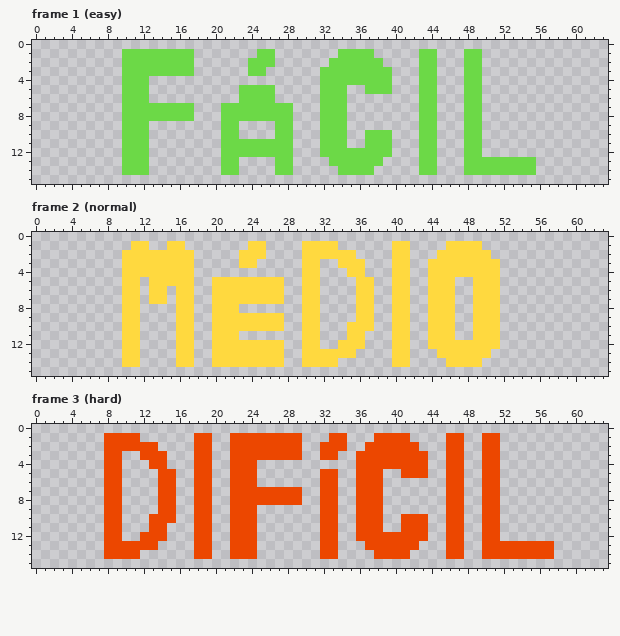
Pixel-art file, stored at .dev/aseprite/levelselect/difficulties-pt.aseprite. The picture above was drawn from the file before the commit.
64x16 pixels, 6 frames. Shown: frame 1 (easy), frame 2 (normal), frame 3 (hard).
New version:
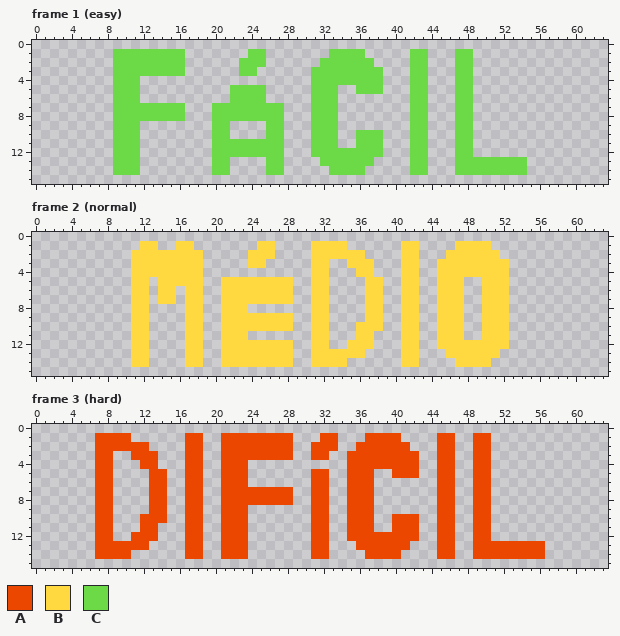
Palette (. is transparent): A #ec4700  B #ffd93f  C #6cd947
The exact change:
Frame 1 (easy):
y 1: x 9 . -> C; x 17 C -> .; x 24 . -> C; x 26 C -> .; x 33 . -> C; x 37 C -> .; x 42 . -> C; x 44 C -> .; x 47 . -> C; x 49 C -> .
y 2: x 9 . -> C; x 17 C -> .; x 23 . -> C; x 26 C -> .; x 32 . -> C; x 38 C -> .; x 42 . -> C; x 44 C -> .; x 47 . -> C; x 49 C -> .
y 3: x 9 . -> C; x 17 C -> .; x 23 . -> C; x 25 C -> .; x 31 . -> C; x 39 C -> .; x 42 . -> C; x 44 C -> .; x 47 . -> C; x 49 C -> .
y 4: x 9 . -> C; x 12 C -> .; x 31 . -> C; x 39 C -> .; x 42 . -> C; x 44 C -> .; x 47 . -> C; x 49 C -> .
y 5: x 9 . -> C; x 12 C -> .; x 22 . -> C; x 26 C -> .; x 31 . -> C; x 34 C -> .; x 36 . -> C; x 39 C -> .; x 42 . -> C; x 44 C -> .; x 47 . -> C; x 49 C -> .
y 6: x 9 . -> C; x 12 C -> .; x 22 . -> C; x 26 C -> .; x 31 . -> C; x 34 C -> .; x 42 . -> C; x 44 C -> .; x 47 . -> C; x 49 C -> .
y 7..8: x 9 . -> C; x 17 C -> .; x 20 . -> C; x 28 C -> .; x 31 . -> C; x 34 C -> .; x 42 . -> C; x 44 C -> .; x 47 . -> C; x 49 C -> .
y 9: x 9 . -> C; x 12 C -> .; x 20 . -> C; x 22 C -> .; x 26 . -> C; x 28 C -> .; x 31 . -> C; x 34 C -> .; x 42 . -> C; x 44 C -> .; x 47 . -> C; x 49 C -> .
y 10: x 9 . -> C; x 12 C -> .; x 20 . -> C; x 22 C -> .; x 26 . -> C; x 28 C -> .; x 31 . -> C; x 34 C -> .; x 36 . -> C; x 39 C -> .; x 42 . -> C; x 44 C -> .; x 47 . -> C; x 49 C -> .
y 11: x 9 . -> C; x 12 C -> .; x 20 . -> C; x 28 C -> .; x 31 . -> C; x 34 C -> .; x 36 . -> C; x 39 C -> .; x 42 . -> C; x 44 C -> .; x 47 . -> C; x 49 C -> .
y 12: x 9 . -> C; x 12 C -> .; x 20 . -> C; x 28 C -> .; x 31 . -> C; x 39 C -> .; x 42 . -> C; x 44 C -> .; x 47 . -> C; x 49 C -> .
y 13: x 9 . -> C; x 12 C -> .; x 20 . -> C; x 22 C -> .; x 26 . -> C; x 28 C -> .; x 32 . -> C; x 38 C -> .; x 42 . -> C; x 44 C -> .; x 47 . -> C; x 55 C -> .
y 14: x 9 . -> C; x 12 C -> .; x 20 . -> C; x 22 C -> .; x 26 . -> C; x 28 C -> .; x 33 . -> C; x 37 C -> .; x 42 . -> C; x 44 C -> .; x 47 . -> C; x 55 C -> .
Frame 2 (normal):
y 1: x 11 B -> .; x 13 . -> B; x 15 B -> .; x 17 . -> B; x 24 B -> .; x 26 . -> B; x 30 B -> .; x 34 . -> B; x 40 B -> .; x 42 . -> B; x 46 B -> .; x 50 . -> B
y 2: x 10 B -> .; x 18 . -> B; x 23 B -> .; x 26 . -> B; x 30 B -> .; x 36 . -> B; x 40 B -> .; x 42 . -> B; x 45 B -> .; x 51 . -> B
y 3: x 10 B -> .; x 18 . -> B; x 23 B -> .; x 25 . -> B; x 30 B -> .; x 32 . -> B; x 34 B -> .; x 37 . -> B; x 40 B -> .; x 42 . -> B; x 44 B -> .; x 52 . -> B
y 4: x 10 B -> .; x 18 . -> B; x 30 B -> .; x 32 . -> B; x 35 B -> .; x 37 . -> B; x 40 B -> .; x 42 . -> B; x 44 B -> .; x 52 . -> B
y 5: x 10 B -> .; x 12..13 .B -> B.; x 18 . -> B; x 20 B -> .; x 28 . -> B; x 30 B -> .; x 32 . -> B; x 36 B -> .; x 38 . -> B; x 40 B -> .; x 42 . -> B; x 44 B -> .; x 47 . -> B; x 49 B -> .; x 52 . -> B
y 6..7: x 10 B -> .; x 12..13 .B -> B.; x 15..16 .B -> B.; x 18 . -> B; x 20 B -> .; x 28 . -> B; x 30 B -> .; x 32 . -> B; x 36 B -> .; x 38 . -> B; x 40 B -> .; x 42 . -> B; x 44 B -> .; x 47 . -> B; x 49 B -> .; x 52 . -> B
y 8: x 10 B -> .; x 12 . -> B; x 16 B -> .; x 18 . -> B; x 20 B -> .; x 23 . -> B; x 30 B -> .; x 32 . -> B; x 36 B -> .; x 38 . -> B; x 40 B -> .; x 42 . -> B; x 44 B -> .; x 47 . -> B; x 49 B -> .; x 52 . -> B
y 9: x 10 B -> .; x 12 . -> B; x 16 B -> .; x 18 . -> B; x 20 B -> .; x 28 . -> B; x 30 B -> .; x 32 . -> B; x 36 B -> .; x 38 . -> B; x 40 B -> .; x 42 . -> B; x 44 B -> .; x 47 . -> B; x 49 B -> .; x 52 . -> B
y 10: x 10 B -> .; x 12 . -> B; x 16 B -> .; x 18 . -> B; x 20 B -> .; x 28 . -> B; x 30 B -> .; x 32 . -> B; x 35 B -> .; x 38 . -> B; x 40 B -> .; x 42 . -> B; x 44 B -> .; x 47 . -> B; x 49 B -> .; x 52 . -> B
y 11: x 10 B -> .; x 12 . -> B; x 16 B -> .; x 18 . -> B; x 20 B -> .; x 23 . -> B; x 30 B -> .; x 32 . -> B; x 35 B -> .; x 37 . -> B; x 40 B -> .; x 42 . -> B; x 44 B -> .; x 47 . -> B; x 49 B -> .; x 52 . -> B
y 12: x 10 B -> .; x 12 . -> B; x 16 B -> .; x 18 . -> B; x 20 B -> .; x 28 . -> B; x 30 B -> .; x 32 . -> B; x 34 B -> .; x 37 . -> B; x 40 B -> .; x 42 . -> B; x 44 B -> .; x 52 . -> B
y 13: x 10 B -> .; x 12 . -> B; x 16 B -> .; x 18 . -> B; x 20 B -> .; x 28 . -> B; x 30 B -> .; x 36 . -> B; x 40 B -> .; x 42 . -> B; x 45 B -> .; x 51 . -> B
y 14: x 10 B -> .; x 12 . -> B; x 16 B -> .; x 18 . -> B; x 20 B -> .; x 28 . -> B; x 30 B -> .; x 34 . -> B; x 40 B -> .; x 42 . -> B; x 46 B -> .; x 50 . -> B
Frame 3 (hard):
y 1: x 7 . -> A; x 11 A -> .; x 17 . -> A; x 19 A -> .; x 21 . -> A; x 29 A -> .; x 32 . -> A; x 34 A -> .; x 37 . -> A; x 41 A -> .; x 45 . -> A; x 47 A -> .; x 49 . -> A; x 51 A -> .
y 2: x 7 . -> A; x 13 A -> .; x 17 . -> A; x 19 A -> .; x 21 . -> A; x 29 A -> .; x 31 . -> A; x 34 A -> .; x 36 . -> A; x 42 A -> .; x 45 . -> A; x 47 A -> .; x 49 . -> A; x 51 A -> .
y 3: x 7 . -> A; x 9 A -> .; x 11 . -> A; x 14 A -> .; x 17 . -> A; x 19 A -> .; x 21 . -> A; x 29 A -> .; x 31 . -> A; x 33 A -> .; x 35 . -> A; x 43 A -> .; x 45 . -> A; x 47 A -> .; x 49 . -> A; x 51 A -> .
y 4: x 7 . -> A; x 9 A -> .; x 12 . -> A; x 14 A -> .; x 17 . -> A; x 19 A -> .; x 21 . -> A; x 24 A -> .; x 35 . -> A; x 43 A -> .; x 45 . -> A; x 47 A -> .; x 49 . -> A; x 51 A -> .
y 5: x 7 . -> A; x 9 A -> .; x 13 . -> A; x 15 A -> .; x 17 . -> A; x 19 A -> .; x 21 . -> A; x 24 A -> .; x 31 . -> A; x 33 A -> .; x 35 . -> A; x 38 A -> .; x 40 . -> A; x 43 A -> .; x 45 . -> A; x 47 A -> .; x 49 . -> A; x 51 A -> .
y 6: x 7 . -> A; x 9 A -> .; x 13 . -> A; x 15 A -> .; x 17 . -> A; x 19 A -> .; x 21 . -> A; x 24 A -> .; x 31 . -> A; x 33 A -> .; x 35 . -> A; x 38 A -> .; x 45 . -> A; x 47 A -> .; x 49 . -> A; x 51 A -> .
y 7..8: x 7 . -> A; x 9 A -> .; x 13 . -> A; x 15 A -> .; x 17 . -> A; x 19 A -> .; x 21 . -> A; x 29 A -> .; x 31 . -> A; x 33 A -> .; x 35 . -> A; x 38 A -> .; x 45 . -> A; x 47 A -> .; x 49 . -> A; x 51 A -> .
y 9: x 7 . -> A; x 9 A -> .; x 13 . -> A; x 15 A -> .; x 17 . -> A; x 19 A -> .; x 21 . -> A; x 24 A -> .; x 31 . -> A; x 33 A -> .; x 35 . -> A; x 38 A -> .; x 45 . -> A; x 47 A -> .; x 49 . -> A; x 51 A -> .
y 10: x 7 . -> A; x 9 A -> .; x 12 . -> A; x 15 A -> .; x 17 . -> A; x 19 A -> .; x 21 . -> A; x 24 A -> .; x 31 . -> A; x 33 A -> .; x 35 . -> A; x 38 A -> .; x 40 . -> A; x 43 A -> .; x 45 . -> A; x 47 A -> .; x 49 . -> A; x 51 A -> .
y 11: x 7 . -> A; x 9 A -> .; x 12 . -> A; x 14 A -> .; x 17 . -> A; x 19 A -> .; x 21 . -> A; x 24 A -> .; x 31 . -> A; x 33 A -> .; x 35 . -> A; x 38 A -> .; x 40 . -> A; x 43 A -> .; x 45 . -> A; x 47 A -> .; x 49 . -> A; x 51 A -> .
y 12: x 7 . -> A; x 9 A -> .; x 11 . -> A; x 14 A -> .; x 17 . -> A; x 19 A -> .; x 21 . -> A; x 24 A -> .; x 31 . -> A; x 33 A -> .; x 35 . -> A; x 43 A -> .; x 45 . -> A; x 47 A -> .; x 49 . -> A; x 51 A -> .
y 13: x 7 . -> A; x 13 A -> .; x 17 . -> A; x 19 A -> .; x 21 . -> A; x 24 A -> .; x 31 . -> A; x 33 A -> .; x 36 . -> A; x 42 A -> .; x 45 . -> A; x 47 A -> .; x 49 . -> A; x 57 A -> .
y 14: x 7 . -> A; x 11 A -> .; x 17 . -> A; x 19 A -> .; x 21 . -> A; x 24 A -> .; x 31 . -> A; x 33 A -> .; x 37 . -> A; x 41 A -> .; x 45 . -> A; x 47 A -> .; x 49 . -> A; x 57 A -> .
Changed places in both pictures, as pixel boxes (x1, y1, x2, y2):
changed: (113, 49, 482, 175)
erased: (527, 157, 536, 175)
changed: (122, 241, 509, 367)
changed: (95, 433, 500, 559)
erased: (545, 541, 554, 559)
